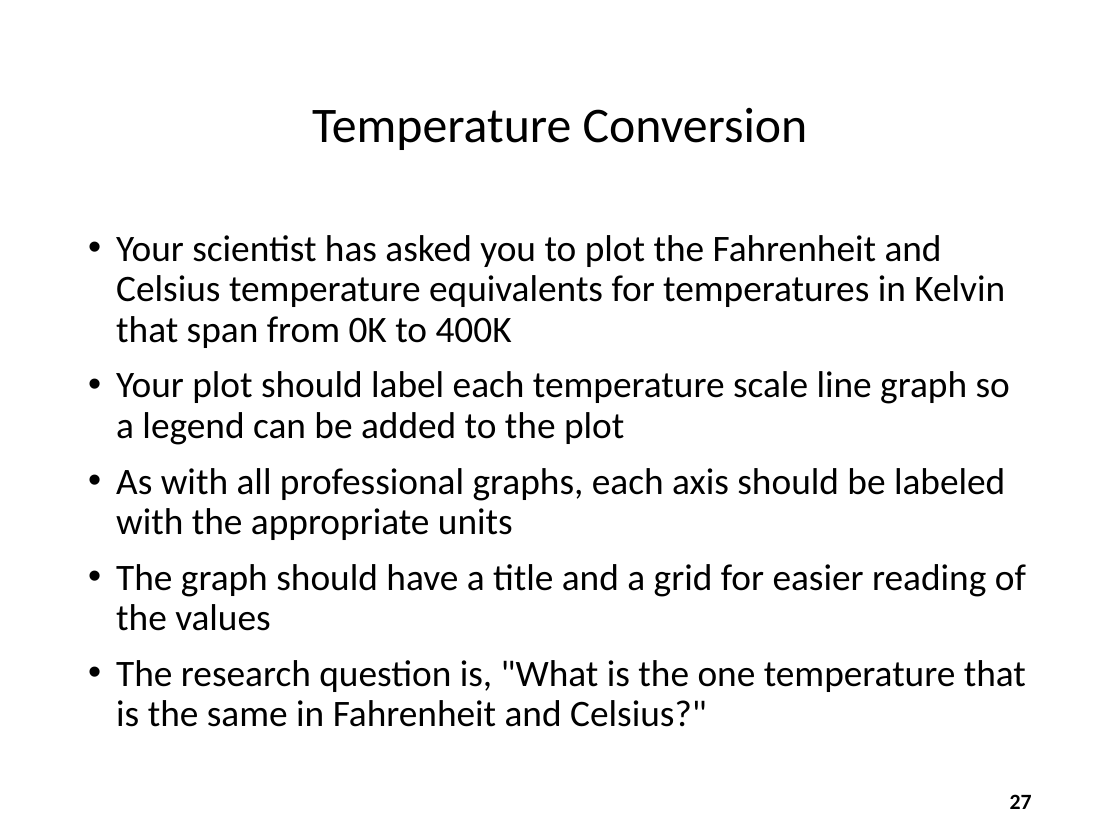
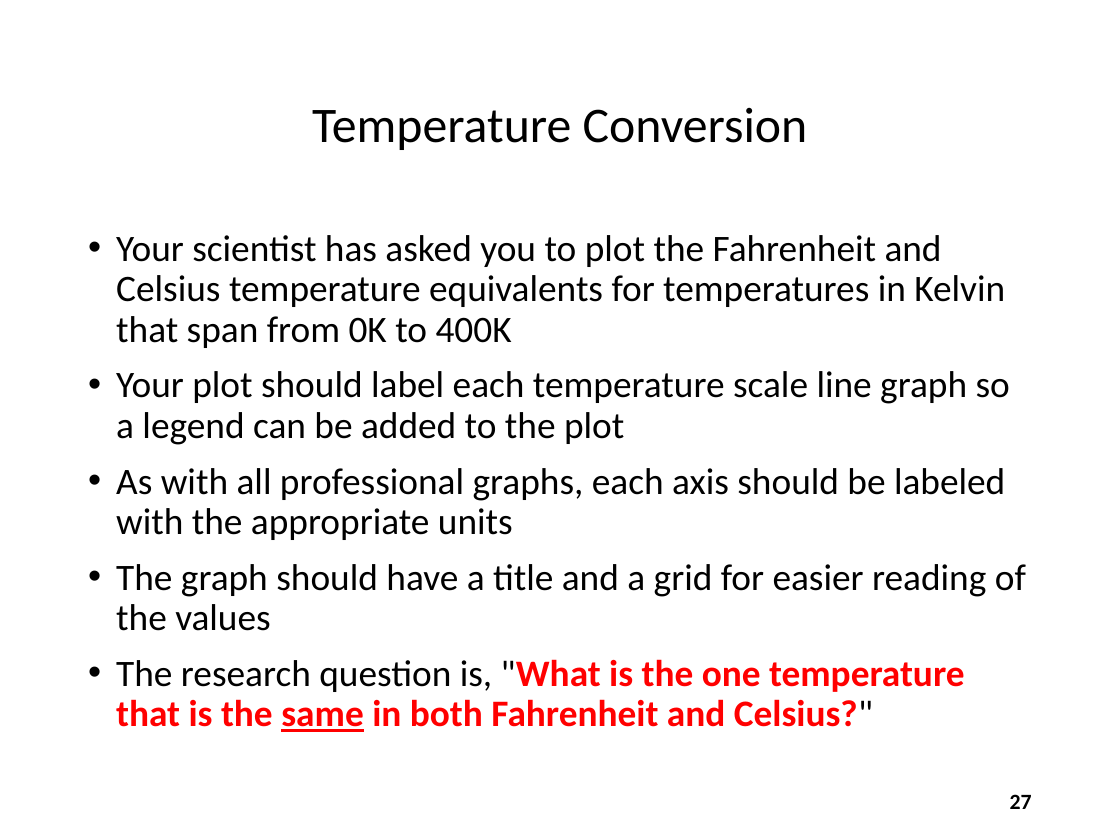
Before and after one commit to dbiersach/scicomp101, a slide deck: slide 27 of Session 03 - Making Line Graphs/Session 03 - Making Line Graphs.pptx. Drawn at 1120x840 pixels with LibreOffice and Linux fonts; fonts in the diff are those of the drawing. Boxes give left, top, right and bottom in pixels: in the first picture for what was removed or moved away, otherwise in the second. Text is boxed around its words. In the diff, an @@ line names an element or a change of style, - is before the commit and + after.

```diff
--- a/Session 03 - Making Line Graphs/Session 03 - Making Line Graphs.pptx
+++ b/Session 03 - Making Line Graphs/Session 03 - Making Line Graphs.pptx
@@ text at <box>116,659,965,732</box>: text changed; text colour #000000 to #FF0000; bold on @@
-• The research question is, "What is the one temperature that is the same in Fahrenheit and Celsius?"
+• The research question is, "What is the one temperature that is the same in both Fahrenheit and Celsius?"
```
Also in this commit, not shown: 2 other slides changed.
